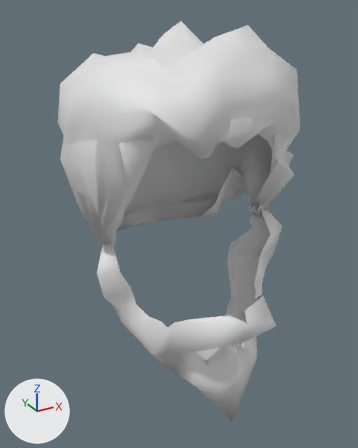
The Blender file assets/characters/wardrobe/source/hair.blend: old version first, new version second.
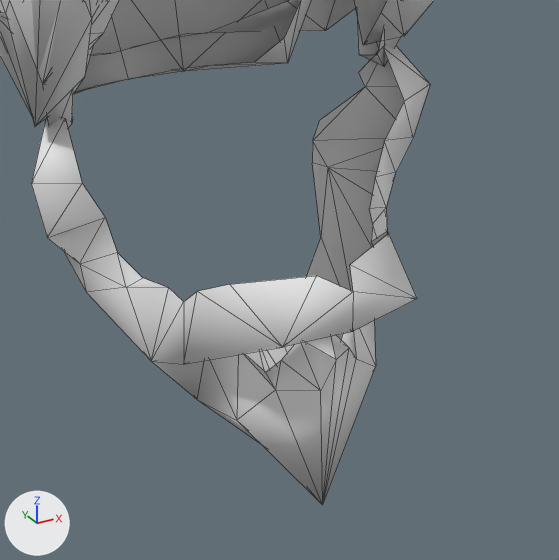
Each version is shown whole from a 50 mm camera at (-0.184, -0.334, 1.848) aimed at (0.003, 0.008, 1.677), then close up on the part from 23% to 96% of the width and 42% to 100% of the height. Arrows for +X, +Y and +Z are at lower left; the lights stay in place. The older version's two pictures come first. The close-ups show mesh edges as thin lines.

The first close-up shows 'Hair_buzzed', 'Hair_full', 'Hair_parted'.
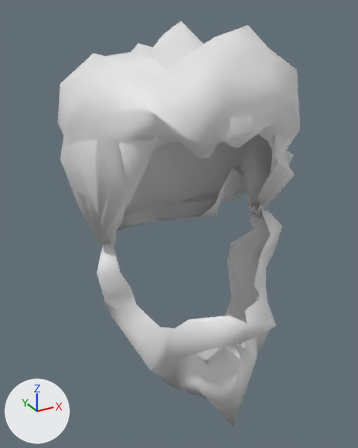
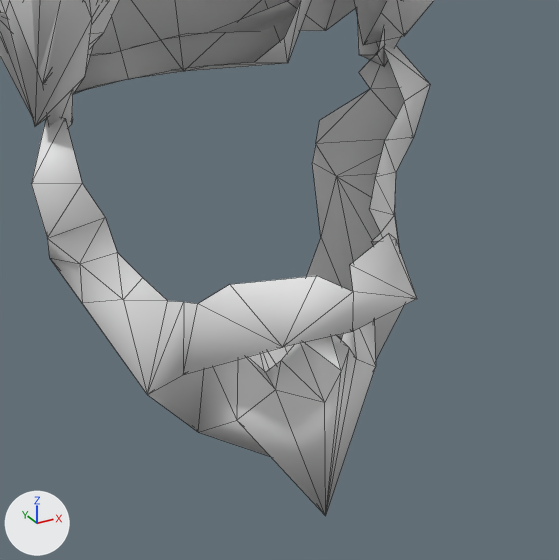
Where the change shows, as pixel boxes (x1, y1, x2, y2) in the close-ups (559 x 560 px; the box of a moved part takes in the faces that stretch with it):
'Hair_full', reshaped
    before: (31, 46, 430, 505)
    after: (31, 46, 430, 516)
part 1 of me_hair_full, moved or reshaped
    before: (64, 62, 400, 505)
    after: (47, 62, 415, 516)

What changed in the scene script:
```text
Change me_hair_full:
    used by ob_hair_full; location = (0.0, 0.0, 0.0)
    remove me_hair_full.from_pydata(...)  # 87 vertices, 118 faces; spans x -0.085..0.085, y -0.099..0.007, z 1.539..1.69
    add me_hair_full.from_pydata(...)  # 87 vertices, 118 faces; spans x -0.085..0.085, y -0.099..0.007, z 1.536..1.69
    me_hair_full part 1
    me_hair_full.vertices[1].co: (0.071, -0.006, 1.665) -> (0.073, -0.007, 1.664)  # pixel (365, 86) -> pixel (370, 88)
    me_hair_full.vertices[4].co: (0.064, 0.007, 1.622) -> (0.068, 0.007, 1.617)  # pixel (327, 167) -> pixel (336, 176)
    me_hair_full.vertices[5].co: (0.055, 0.007, 1.637) -> (0.056, 0.007, 1.636)  # pixel (312, 140) -> pixel (315, 143)
    me_hair_full.vertices[7].co: (0.057, -0.042, 1.629) -> (0.06, -0.045, 1.626)  # pixel (386, 207) -> pixel (394, 215)
    me_hair_full.vertices[8].co: (0.067, -0.029, 1.622) -> (0.071, -0.031, 1.618)  # not seen -> pixel (394, 210)
    me_hair_full.vertices[10].co: (0.053, -0.052, 1.602) -> (0.058, -0.058, 1.594)
    me_hair_full.vertices[11].co: (0.037, -0.057, 1.582) -> (0.04, -0.063, 1.572)
    me_hair_full.vertices[13].co: (0.045, -0.05, 1.629) -> (0.046, -0.053, 1.627)  # pixel (372, 223) -> pixel (380, 232)
    me_hair_full.vertices[15].co: (0.046, -0.064, 1.607) -> (0.047, -0.066, 1.604)
    me_hair_full.vertices[24].co: (0.041, -0.064, 1.635) -> (0.042, -0.068, 1.633)  # pixel (387, 230) -> pixel (396, 239)
    me_hair_full.vertices[25].co: (0.0, -0.088, 1.539) -> (0.0, -0.09, 1.536)  # pixel (322, 505) -> pixel (325, 516)
    me_hair_full.vertices[32].co: (0.0, -0.091, 1.609) -> (0.0, -0.094, 1.607)  # pixel (336, 359) -> pixel (341, 370)
    me_hair_full.vertices[47].co: (-0.071, -0.006, 1.665) -> (-0.073, -0.007, 1.664)
    me_hair_full.vertices[50].co: (-0.064, 0.007, 1.622) -> (-0.068, 0.007, 1.617)  # not seen -> pixel (49, 257)
    me_hair_full.vertices[51].co: (-0.055, 0.007, 1.637) -> (-0.056, 0.007, 1.636)
    me_hair_full.vertices[53].co: (-0.057, -0.042, 1.629) -> (-0.06, -0.045, 1.626)  # pixel (126, 287) -> pixel (123, 299)
    me_hair_full.vertices[54].co: (-0.067, -0.029, 1.622) -> (-0.07, -0.031, 1.619)  # pixel (86, 292) -> pixel (82, 303)
    me_hair_full.vertices[56].co: (-0.053, -0.052, 1.602) -> (-0.058, -0.058, 1.594)  # pixel (151, 361) -> pixel (147, 394)
    me_hair_full.vertices[57].co: (-0.037, -0.057, 1.582) -> (-0.04, -0.063, 1.572)  # pixel (197, 399) -> pixel (198, 432)
    me_hair_full.vertices[59].co: (-0.045, -0.05, 1.629) -> (-0.046, -0.053, 1.627)  # pixel (168, 287) -> pixel (167, 300)
    me_hair_full.vertices[61].co: (-0.046, -0.064, 1.607) -> (-0.047, -0.066, 1.604)  # pixel (183, 364) -> pixel (183, 374)
    me_hair_full.vertices[68].co: (-0.041, -0.064, 1.635) -> (-0.042, -0.068, 1.633)  # pixel (197, 291) -> pixel (197, 303)
    me_hair_full.vertices[74].co: (-0.009, -0.095, 1.602) -> (-0.009, -0.098, 1.599)  # pixel (320, 390) -> pixel (324, 402)
```
